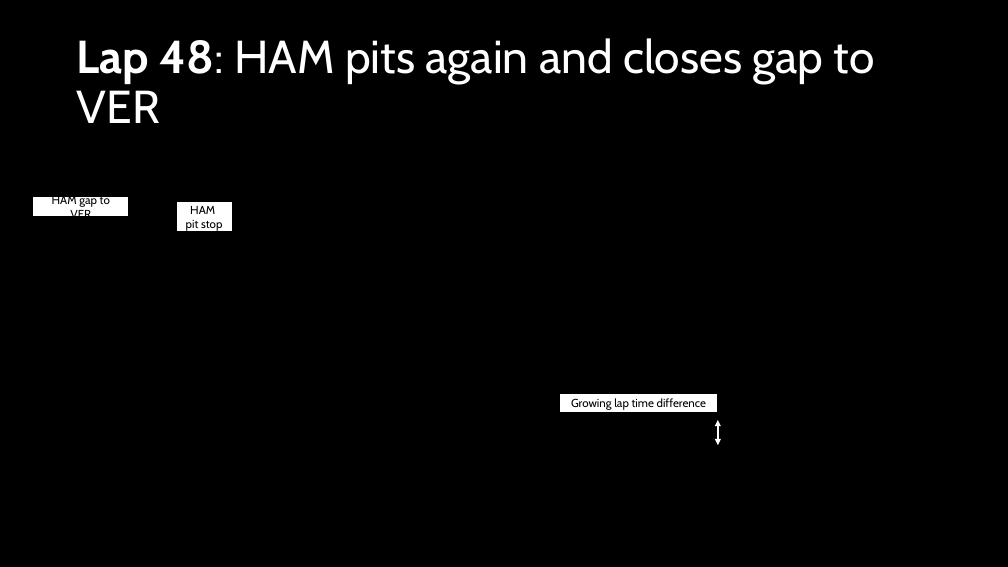
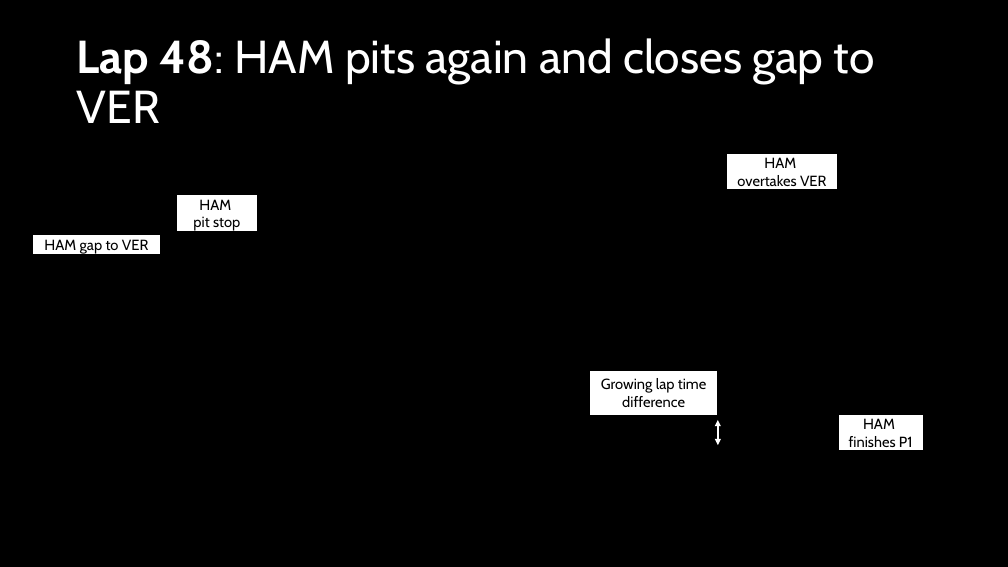
Before and after one commit to holistudio/f1_dash, a slide deck: slide 5 of assets/slide_deck.pptx. Drawn at 1008x567 pixels with LibreOffice and Linux fonts; fonts in the diff are those of the drawing; background and template pictures are left out. Boxes give left, top, right and bottom in pixels: in the first picture for what was removed or moved away, otherwise in the second. Text is boxed around its words. In the diff, an @@ line names an element or a change of style, - is before the commit and + after.

```diff
--- a/assets/slide_deck.pptx
+++ b/assets/slide_deck.pptx
@@ rectangle added at bbox=[727, 153, 839, 190], fill #FFFFFF, outline #000000 1.5 pt, 14 pt, text #000000 @@
+HAM
+overtakes VER
@@ rectangle "HAM": place and size @@
-rectangle "HAM" at bbox=[176, 202, 233, 232]
+rectangle "HAM" at bbox=[176, 194, 259, 231]
@@ size 11 to 14 pt in 3 elements at bbox=[176, 194, 259, 231], bbox=[590, 370, 718, 415], bbox=[32, 234, 161, 255] @@
@@ rectangle "HAM gap to VER": place and size @@
-rectangle "HAM gap to VER" at bbox=[33, 197, 129, 217]
+rectangle "HAM gap to VER" at bbox=[32, 234, 161, 255]
@@ rectangle "Growing lap time difference": place and size @@
-rectangle "Growing lap time difference" at bbox=[560, 393, 718, 413]
+rectangle "Growing lap time difference" at bbox=[590, 370, 718, 415]
@@ rectangle added at bbox=[838, 414, 923, 451], fill #FFFFFF, outline #000000 1.5 pt, 14 pt, text #000000 @@
+HAM
+finishes P1
```
Also in this commit, not shown: 2 other slides changed, 1 slide added.
